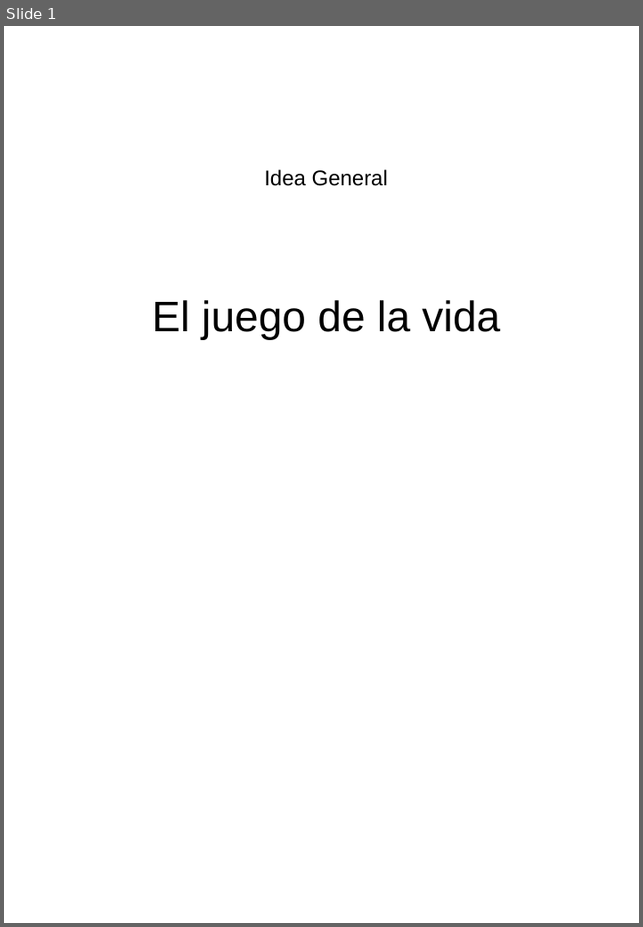
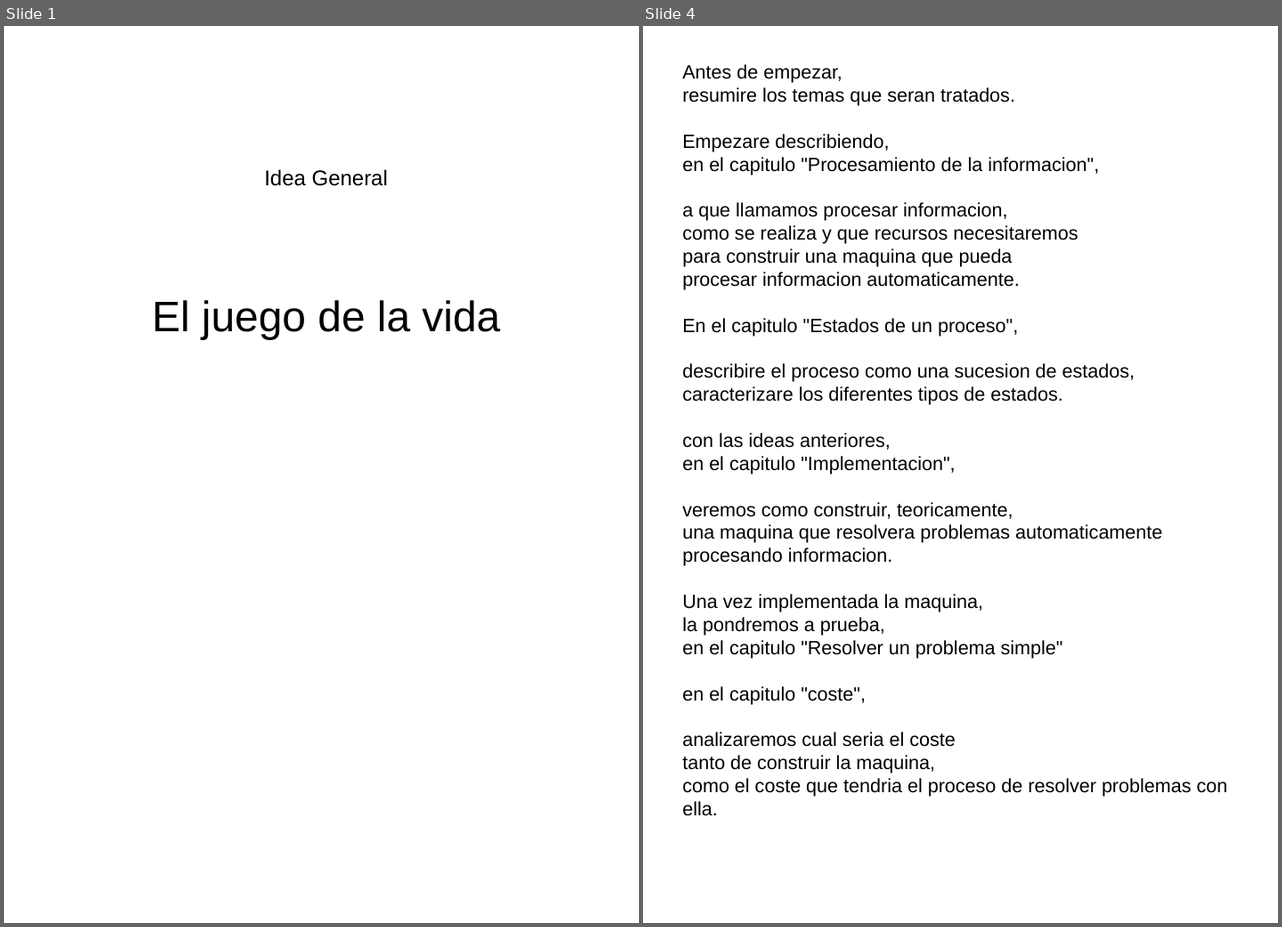
Before and after one commit to fabhrius/La-Cosa, a slide deck: capitulos/Idea general/Idea General.odp. Shown side by side, each under a label of ours: slide 1 before the commit, slides 1 and 4 after it; the slides between them are not shown. The pictures are 643x927 and 1282x927 pixels, drawn with LibreOffice and Linux fonts; fonts in the diff are those of the drawing. Boxes give left, top, right and bottom in pixels: in the first picture for what was removed or moved away, otherwise in the second. Text is boxed around its words. In the diff, an @@ line names an element or a change of style, - is before the commit and + after.

```diff
--- a/capitulos/Idea general/Idea General.odp
+++ b/capitulos/Idea general/Idea General.odp
@@ slide 4 added at <box>643,26,1278,923</box>, background #FFFFFF @@
@@ text added at <box>682,64,1228,816</box>, 18 pt, text #000000 @@
+Antes de empezar,
+resumire los temas que seran tratados.
+Empezare describiendo,
+en el capitulo "Procesamiento de la informacion",
+a que llamamos procesar informacion,
+como se realiza y que recursos necesitaremos
+para construir una maquina que pueda
+procesar informacion automaticamente.
+En el capitulo "Estados de un proceso",
+describire el proceso como una sucesion de estados,
+caracterizare los diferentes tipos de estados.
+con las ideas anteriores,
+en el capitulo "Implementacion",
+veremos como construir, teoricamente,
+una maquina que resolvera problemas automaticamente
+procesando informacion.
+Una vez implementada la maquina,
+la pondremos a prueba,
+en el capitulo "Resolver un problema simple"
+en el capitulo "coste",
+analizaremos cual seria el coste
+tanto de construir la maquina,
+como el coste que tendria el proceso de resolver problemas con ella.
```
Also in this commit, not shown: 3 other slides added, 13 slides removed.
